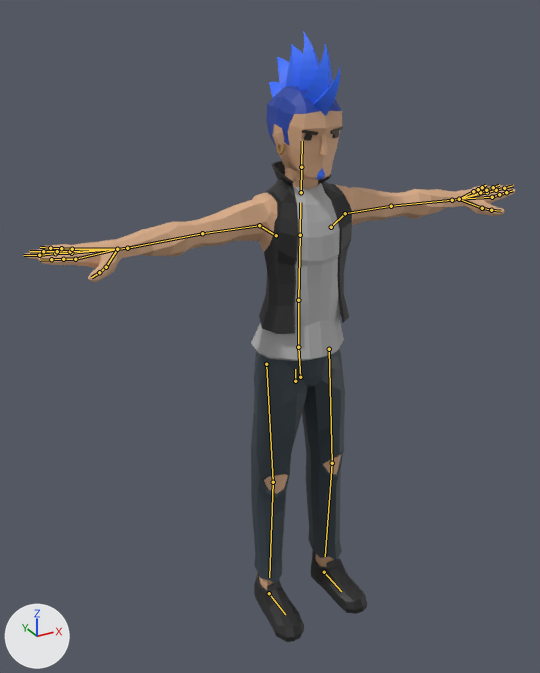
One commit to the glTF model js/models/avatars/club-crowd-m5.glb: the scene before it, then after it.
One viewpoint serves both versions: a 50 mm camera at (-1.17, -1.97, 2.02) aimed at (-0.08, 0.0, 1.04). Arrows for +X, +Y and +Z are at lower left; the lights stay in place. The picture after the commit comes second. The bones that change, and the others that lie on the model, are drawn over the model as lines.

The first picture shows 'Punk_Body'.
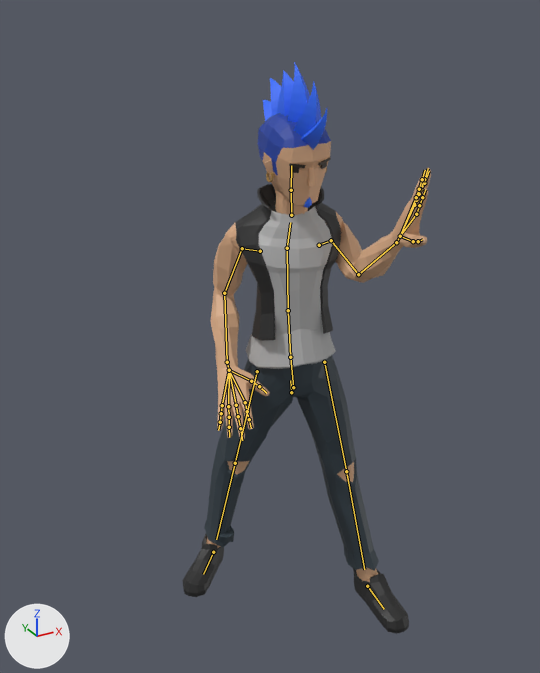
The newer file adds an action. The first version stands in its rest pose; the second is drawn at frame 9 of the action 'Yes'.

Scene script edits in JSON lines:
```json
{"block": "bone_body", "where": "bone_body = bpy.data.objects['CharacterArmature'].pose.bones['Body']  # child of 'Root'"}
{"op": "set", "path": "bone_body.location", "old": "(0.0, 0.0, 0.0)", "new": "(0.004, -0.062, -0.034)"}
{"op": "set", "path": "bone_body.rotation_quaternion", "old": "(1.0, 0.0, 0.0, 0.0)", "new": "(0.989, -0.087, -0.116, -0.001)", "note": "degrees (0, 0, 0) -> degrees (-10, -13, 1)"}
{"block": "bone_abdomen", "where": "bone_abdomen = bpy.data.objects['CharacterArmature'].pose.bones['Abdomen']  # child of 'Hips'"}
{"op": "set", "path": "bone_abdomen.rotation_quaternion", "old": "(1.0, 0.0, 0.0, 0.0)", "new": "(1.0, 0.027, 0.0, 0.0)", "note": "degrees (0, 0, 0) -> degrees (3, 0, 0)"}
{"block": "bone_torso", "where": "bone_torso = bpy.data.objects['CharacterArmature'].pose.bones['Torso']  # child of 'Abdomen'"}
{"op": "set", "path": "bone_torso.rotation_quaternion", "old": "(1.0, 0.0, 0.0, 0.0)", "new": "(0.999, 0.047, 0.0, 0.0)", "note": "degrees (0, 0, 0) -> degrees (5, 0, 0)"}
{"block": "bone_chest", "where": "bone_chest = bpy.data.objects['CharacterArmature'].pose.bones['Chest']  # child of 'Torso'"}
{"op": "set", "path": "bone_chest.rotation_quaternion", "old": "(1.0, 0.0, 0.0, 0.0)", "new": "(0.978, 0.207, 0.0, 0.0)", "note": "degrees (0, 0, 0) -> degrees (24, 0, 0)"}
{"block": "bone_neck", "where": "bone_neck = bpy.data.objects['CharacterArmature'].pose.bones['Neck']  # child of 'Chest'"}
{"op": "set", "path": "bone_neck.rotation_quaternion", "old": "(1.0, 0.0, 0.0, 0.0)", "new": "(0.973, -0.232, 0.0, 0.0)", "note": "degrees (0, 0, 0) -> degrees (-27, 0, 0)"}
{"block": "bone_head", "where": "bone_head = bpy.data.objects['CharacterArmature'].pose.bones['Head']  # child of 'Neck'"}
{"op": "set", "path": "bone_head.rotation_quaternion", "old": "(1.0, 0.0, 0.0, 0.0)", "new": "(0.99, 0.108, 0.093, 0.015)", "note": "degrees (0, 0, 0) -> degrees (13, 10, 3)"}
{"block": "bone_shoulder_l", "where": "bone_shoulder_l = bpy.data.objects['CharacterArmature'].pose.bones['Shoulder.L']  # child of 'Chest'"}
{"op": "set", "path": "bone_shoulder_l.rotation_quaternion", "old": "(1.0, 0.0, 0.0, 0.0)", "new": "(0.881, 0.076, -0.14, 0.446)", "note": "degrees (0, 0, 0) -> degrees (1, -18, 54)"}
{"block": "bone_upperarm_l", "where": "bone_upperarm_l = bpy.data.objects['CharacterArmature'].pose.bones['UpperArm.L']  # child of 'Shoulder.L'"}
{"op": "set", "path": "bone_upperarm_l.rotation_quaternion", "old": "(1.0, 0.0, 0.0, 0.0)", "new": "(0.64, -0.116, 0.288, -0.702)", "note": "degrees (0, 0, 0) -> degrees (-34, 12, -99)"}
{"block": "bone_lowerarm_l", "where": "bone_lowerarm_l = bpy.data.objects['CharacterArmature'].pose.bones['LowerArm.L']  # child of 'UpperArm.L'"}
{"op": "set", "path": "bone_lowerarm_l.rotation_quaternion", "old": "(1.0, 0.0, 0.0, 0.0)", "new": "(0.745, 0.468, 0.456, 0.125)", "note": "degrees (0, 0, 0) -> degrees (80, 34, 48)"}
{"block": "bone_wrist_l", "where": "bone_wrist_l = bpy.data.objects['CharacterArmature'].pose.bones['Wrist.L']  # child of 'LowerArm.L'"}
{"op": "set", "path": "bone_wrist_l.rotation_quaternion", "old": "(1.0, 0.0, 0.0, 0.0)", "new": "(0.982, 0.107, 0.151, 0.028)", "note": "degrees (0, 0, 0) -> degrees (13, 17, 5)"}
{"block": "bone_shoulder_r", "where": "bone_shoulder_r = bpy.data.objects['CharacterArmature'].pose.bones['Shoulder.R']  # child of 'Chest'"}
{"op": "set", "path": "bone_shoulder_r.rotation_quaternion", "old": "(1.0, 0.0, 0.0, 0.0)", "new": "(-0.832, -0.205, -0.204, 0.474)", "note": "degrees (0, 0, 0) -> degrees (10, 32, -56)"}
{"block": "bone_upperarm_r", "where": "bone_upperarm_r = bpy.data.objects['CharacterArmature'].pose.bones['UpperArm.R']  # child of 'Shoulder.R'"}
{"op": "set", "path": "bone_upperarm_r.rotation_quaternion", "old": "(1.0, 0.0, 0.0, 0.0)", "new": "(-0.869, 0.292, 0.396, 0.062)", "note": "degrees (0, 0, 0) -> degrees (-42, -46, 10)"}
{"block": "bone_lowerarm_r", "where": "bone_lowerarm_r = bpy.data.objects['CharacterArmature'].pose.bones['LowerArm.R']  # child of 'UpperArm.R'"}
{"op": "set", "path": "bone_lowerarm_r.rotation_quaternion", "old": "(1.0, 0.0, 0.0, 0.0)", "new": "(-0.844, -0.049, 0.367, -0.387)", "note": "degrees (0, 0, 0) -> degrees (-16, -41, 55)"}
{"block": "bone_wrist_r", "where": "bone_wrist_r = bpy.data.objects['CharacterArmature'].pose.bones['Wrist.R']  # child of 'LowerArm.R'"}
{"op": "set", "path": "bone_wrist_r.rotation_quaternion", "old": "(1.0, 0.0, 0.0, 0.0)", "new": "(-0.98, -0.051, 0.086, -0.172)", "note": "degrees (0, 0, 0) -> degrees (4, -11, 20)"}
{"block": "bone_upperleg_l", "where": "bone_upperleg_l = bpy.data.objects['CharacterArmature'].pose.bones['UpperLeg.L']  # child of 'Body'"}
{"op": "set", "path": "bone_upperleg_l.rotation_quaternion", "old": "(1.0, 0.0, 0.0, 0.0)", "new": "(0.989, -0.086, -0.108, -0.056)", "note": "degrees (0, 0, 0) -> degrees (-9, -13, -5)"}
{"block": "bone_lowerleg_l", "where": "bone_lowerleg_l = bpy.data.objects['CharacterArmature'].pose.bones['LowerLeg.L']  # child of 'UpperLeg.L'"}
{"op": "set", "path": "bone_lowerleg_l.rotation_quaternion", "old": "(1.0, 0.0, 0.0, 0.0)", "new": "(-0.998, 0.06, -0.006, 0.0)", "note": "degrees (0, 0, 0) -> degrees (-7, 1, 0)"}
{"block": "bone_upperleg_r", "where": "bone_upperleg_r = bpy.data.objects['CharacterArmature'].pose.bones['UpperLeg.R']  # child of 'Body'"}
{"op": "set", "path": "bone_upperleg_r.rotation_quaternion", "old": "(1.0, 0.0, 0.0, 0.0)", "new": "(-0.957, 0.05, 0.119, -0.258)", "note": "degrees (0, 0, 0) -> degrees (-9, -12, 31)"}
{"block": "bone_lowerleg_r", "where": "bone_lowerleg_r = bpy.data.objects['CharacterArmature'].pose.bones['LowerLeg.R']  # child of 'UpperLeg.R'"}
{"op": "set", "path": "bone_lowerleg_r.rotation_quaternion", "old": "(1.0, 0.0, 0.0, 0.0)", "new": "(0.997, -0.072, -0.004, -0.002)", "note": "degrees (0, 0, 0) -> degrees (-8, 0, 0)"}
{"block": "bone_foot_l", "where": "bone_foot_l = bpy.data.objects['CharacterArmature'].pose.bones['Foot.L']  # child of 'Root'"}
{"op": "set", "path": "bone_foot_l.location", "old": "(0.0, 0.0, 0.0)", "new": "(0.131, 0.11, 0.04)"}
{"op": "set", "path": "bone_foot_l.rotation_quaternion", "old": "(1.0, 0.0, 0.0, 0.0)", "new": "(0.998, 0.035, 0.001, 0.049)", "note": "degrees (0, 0, 0) -> degrees (4, 0, 6)"}
{"block": "bone_foot_r", "where": "bone_foot_r = bpy.data.objects['CharacterArmature'].pose.bones['Foot.R']  # child of 'Root'"}
{"op": "set", "path": "bone_foot_r.location", "old": "(0.0, 0.0, 0.0)", "new": "(-0.071, -0.344, 0.028)"}
{"op": "set", "path": "bone_foot_r.rotation_quaternion", "old": "(1.0, 0.0, 0.0, 0.0)", "new": "(0.928, 0.033, 0.011, 0.371)", "note": "degrees (0, 0, 0) -> degrees (4, 0, 44)"}
```

Boxes [x1, y1, x2, y2] around the edits, measured in the pictures (540 x 673 px):
```json
{"object": "Punk_Body", "change": "posed", "before": [25, 31, 515, 642], "after": [182, 62, 431, 634], "on screen": "49% narrower, 6% shorter"}
{"bone": "Body", "before": "(295, 381) to (295, 369)", "after": "(291, 392) to (290, 380)"}
{"bone": "Abdomen", "before": "(298, 347) to (298, 300)", "after": "(290, 357) to (288, 310)"}
{"bone": "Torso", "before": "(298, 300) to (300, 235)", "after": "(288, 310) to (287, 248)"}
{"bone": "Chest", "before": "(300, 235) to (300, 202)", "after": "(287, 248) to (290, 222)"}
{"bone": "Neck", "before": "(301, 192) to (301, 167)", "after": "(291, 215) to (291, 190)"}
{"bone": "Head", "before": "(301, 167) to (302, 141)", "after": "(291, 190) to (291, 165)"}
{"bone": "Shoulder.L", "before": "(331, 227) to (345, 213)", "after": "(319, 245) to (331, 240)"}
{"bone": "UpperArm.L", "before": "(345, 213) to (391, 206)", "after": "(331, 240) to (358, 274)"}
{"bone": "LowerArm.L", "before": "(391, 206) to (452, 200)", "after": "(358, 274) to (396, 242)"}
{"bone": "Wrist.L", "before": "(452, 200) to (459, 199)", "after": "(396, 242) to (400, 236)"}
{"bone": "Shoulder.R", "before": "(276, 235) to (259, 225)", "after": "(260, 251) to (242, 248)"}
{"bone": "UpperArm.R", "before": "(259, 225) to (202, 233)", "after": "(242, 248) to (224, 293)"}
{"bone": "LowerArm.R", "before": "(202, 233) to (127, 248)", "after": "(224, 293) to (227, 362)"}
{"bone": "Wrist.R", "before": "(127, 248) to (117, 249)", "after": "(227, 362) to (229, 370)"}
{"bone": "UpperLeg.L", "before": "(329, 349) to (332, 463)", "after": "(324, 362) to (346, 471)"}
{"bone": "LowerLeg.L", "before": "(332, 463) to (325, 556)", "after": "(346, 471) to (364, 569)"}
{"bone": "UpperLeg.R", "before": "(266, 364) to (273, 482)", "after": "(257, 371) to (235, 463)"}
{"bone": "LowerLeg.R", "before": "(273, 482) to (269, 577)", "after": "(235, 463) to (216, 539)"}
{"bone": "Foot.L", "before": "(324, 572) to (341, 591)", "after": "(367, 586) to (384, 609)"}
{"bone": "Foot.R", "before": "(269, 593) to (285, 614)", "after": "(213, 552) to (203, 574)"}
```
